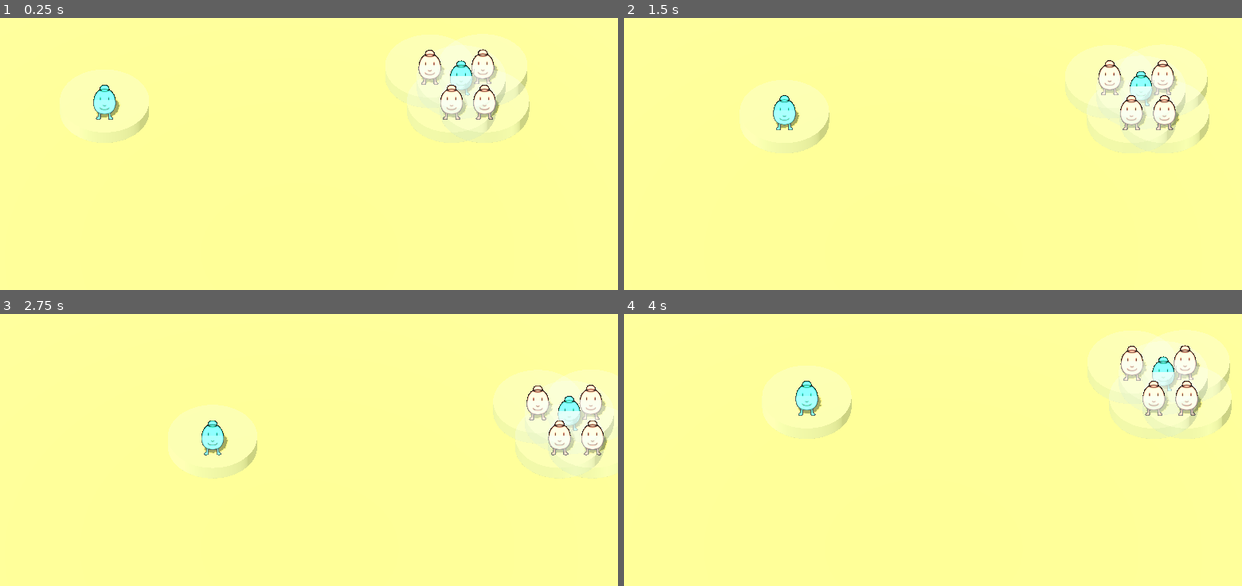
Above: before the commit, frames 1-4 (two rows, left to right).
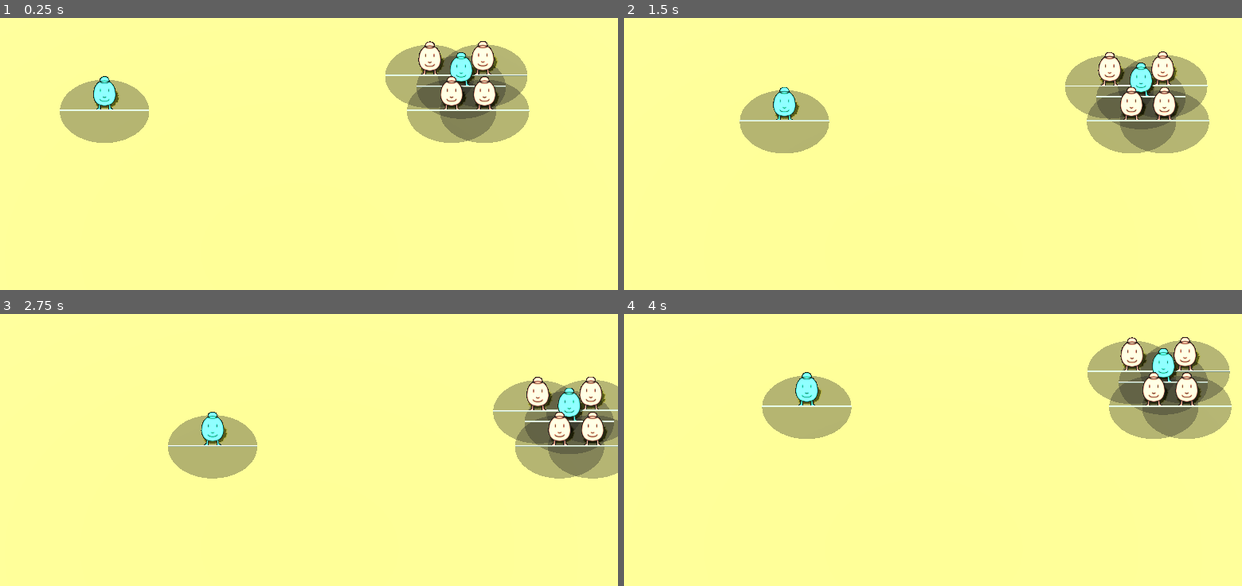
Above: after the commit, the same moments.

Repository: Rachel-Sherrick/TowerDefense
Game: Godot game, scene res://main.tscn
Two runs of this game, one before a commit and one after it. Both use one fixed random seed, a clock stepped at 60 frames per second and the inputs below.
Inputs (mouse positions are in pixels of both pictures, inside the frame that each line leads up to):
- Up to frame 1 (0.25 s): no input
- Up to frame 2 (1.5 s): tap Enter (ui_accept) at 0.5, 0.77 s; move the mouse to (1062, 94) at 0.52 s; hold Right (ui_right) 0.53-1.28 s; click (1062, 94) at 0.67 s; move the mouse to (797, 129) at 1.27 s; hold Down (ui_down) from 1.28 s (still down)
- Up to frame 3 (2.75 s): tap Enter (ui_accept) at 1.52 s; move the mouse to (364, 327) at 2.02 s; release Down (ui_down) at 2.03 s; hold Right (ui_right) from 2.03 s (still down)
- Up to frame 4 (4 s): move the mouse to (889, 479) at 2.77 s; release Right (ui_right) at 2.78 s; hold Up (ui_up) 2.78-3.53 s; click (889, 479) at 2.92 s; tap Enter (ui_accept) at 3.02, 3.77 s; move the mouse to (1112, 460) at 3.52 s; hold Left (ui_left) from 3.53 s (still down)

The runs differ from the first frame. In frame 1, 10% of the frame differs, in the area x 9-86%, y 5-46%; in frame 2, 10%; in frame 3, 9.4%; in frame 4, 10%, in the area x 22-99%, y 5-46%.

Commit message:
added test sprites

Diff:
--- a/character.tscn
+++ b/character.tscn
@@ -2,6 +2,28 @@
 
 [ext_resource type="Script" uid="uid://dc4uuaa405mkw" path="res://scripts/Classes/character.gd" id="1_k1sas"]
 [ext_resource type="Texture2D" uid="uid://nj37xla1vxmg" path="res://sprites/testbert.png" id="2_pjt0s"]
+
+[sub_resource type="CapsuleMesh" id="CapsuleMesh_dnc73"]
+
+[sub_resource type="CapsuleShape3D" id="CapsuleShape3D_glpr6"]
+
+[sub_resource type="StandardMaterial3D" id="StandardMaterial3D_pjt0s"]
+transparency = 1
+albedo_color = Color(0, 0, 0, 0.33333334)
+
+[sub_resource type="CylinderMesh" id="CylinderMesh_pjt0s"]
+material = SubResource("StandardMaterial3D_pjt0s")
+top_radius = 3.0
+bottom_radius = 3.0
+height = 0.05
+
+[sub_resource type="CylinderShape3D" id="CylinderShape3D_pjt0s"]
+height = 1.0
+radius = 3.0
+
+[sub_resource type="TubeTrailMesh" id="TubeTrailMesh_pjt0s"]
+radius = 0.05
+sections = 30
 
 [sub_resource type="SpriteFrames" id="SpriteFrames_wa5vi"]
 animations = [{
@@ -14,38 +36,10 @@
 "speed": 5.0
 }]
 
-[sub_resource type="CapsuleMesh" id="CapsuleMesh_dnc73"]
-
-[sub_resource type="CapsuleShape3D" id="CapsuleShape3D_glpr6"]
-
-[sub_resource type="StandardMaterial3D" id="StandardMaterial3D_pjt0s"]
-transparency = 1
-albedo_color = Color(0.5689727, 0.56897277, 0.5689727, 0.2784314)
-
-[sub_resource type="CylinderMesh" id="CylinderMesh_pjt0s"]
-material = SubResource("StandardMaterial3D_pjt0s")
-top_radius = 3.0
-bottom_radius = 3.0
-height = 1.0
-
-[sub_resource type="CylinderShape3D" id="CylinderShape3D_pjt0s"]
-height = 1.0
-radius = 3.0
-
 [node name="Character" type="CharacterBody3D" unique_id=254305490 groups=["Character"]]
 collision_layer = 6
 collision_mask = 7
 script = ExtResource("1_k1sas")
-
-[node name="AnimatedSprite3D" type="AnimatedSprite3D" parent="." unique_id=1996147602]
-transform = Transform3D(1, 0, 0, 0, 1, 0, 0, 0, 1, 0, 0.9, 0)
-billboard = 1
-shaded = true
-alpha_cut = 1
-render_priority = 1
-sprite_frames = SubResource("SpriteFrames_wa5vi")
-frame_progress = 0.2903971
-metadata/_edit_lock_ = true
 
 [node name="Body" type="MeshInstance3D" parent="." unique_id=447693479]
 transform = Transform3D(1, 0, 0, 0, 1, 0, 0, 0, 1, 0, 1, 0)
@@ -66,7 +60,8 @@
 metadata/_edit_lock_ = true
 
 [node name="RangeMesh" type="MeshInstance3D" parent="RangeDetection" unique_id=371440239]
-transform = Transform3D(1, 0, 0, 0, 1, 0, 0, 0, 1, 0, 0.5, 0)
+transform = Transform3D(1, 0, 0, 0, 1, 0, 0, 0, 1, 0, 0.001, 0)
+sorting_offset = -1.0
 mesh = SubResource("CylinderMesh_pjt0s")
 metadata/_edit_lock_ = true
 
@@ -75,5 +70,21 @@
 shape = SubResource("CylinderShape3D_pjt0s")
 metadata/_edit_lock_ = true
 
+[node name="DiameterCheckMesh" type="MeshInstance3D" parent="RangeDetection" unique_id=2108971858]
+transform = Transform3D(-4.371139e-08, 1, 0, -1, -4.371139e-08, 0, 0, 0, 1, 0, 0.1, 0)
+mesh = SubResource("TubeTrailMesh_pjt0s")
+metadata/_edit_lock_ = true
+
+[node name="AnimatedSprite3D" type="AnimatedSprite3D" parent="." unique_id=1996147602]
+transform = Transform3D(1, 0, 0, 0, 0.70710677, 0.70710677, 0, -0.70710677, 0.70710677, 0, 0.8, -0.9)
+layers = 4
+sorting_offset = 1.0
+shaded = true
+alpha_cut = 1
+render_priority = 1
+sprite_frames = SubResource("SpriteFrames_wa5vi")
+frame_progress = 0.51347226
+metadata/_edit_lock_ = true
+
 [connection signal="body_entered" from="RangeDetection" to="." method="_on_range_body_entered"]
 [connection signal="body_exited" from="RangeDetection" to="." method="_on_range_detection_body_exited"]
--- a/enemy.tscn
+++ b/enemy.tscn
@@ -11,13 +11,14 @@
 script = ExtResource("2_4gyqm")
 metadata/_edit_group_ = true
 
-[node name="AnimatedSprite3D" parent="." index="0" unique_id=1996147602]
-modulate = Color(0.9303277, 0.5836599, 0.5333295, 1)
-
-[node name="Body" parent="." index="1" unique_id=447693479]
+[node name="Body" parent="." index="0" unique_id=447693479]
 surface_material_override/0 = SubResource("StandardMaterial3D_4gyqm")
 metadata/_edit_lock_ = true
 
-[node name="RangeDetection" parent="." index="3" unique_id=1602429880 groups=["Enemy"]]
+[node name="RangeDetection" parent="." index="2" unique_id=1602429880 groups=["Enemy"]]
 collision_layer = 2
 collision_mask = 4
+
+[node name="AnimatedSprite3D" parent="." index="3" unique_id=1996147602]
+modulate = Color(0.9303277, 0.5836599, 0.5333295, 1)
+billboard = 0
--- a/tower.tscn
+++ b/tower.tscn
@@ -11,12 +11,14 @@
 script = ExtResource("1_k1sas")
 metadata/_edit_group_ = true
 
-[node name="AnimatedSprite3D" parent="." index="0" unique_id=1996147602]
-modulate = Color(0.33333334, 1, 0.9098039, 1)
-
-[node name="Body" parent="." index="1" unique_id=447693479]
+[node name="Body" parent="." index="0" unique_id=447693479]
 surface_material_override/0 = SubResource("StandardMaterial3D_vedim")
 
-[node name="RangeDetection" parent="." index="3" unique_id=1602429880]
+[node name="RangeDetection" parent="." index="2" unique_id=1602429880]
 collision_layer = 4
 collision_mask = 2
+
+[node name="AnimatedSprite3D" parent="." index="3" unique_id=1996147602]
+layers = 524289
+modulate = Color(0.33333334, 1, 0.9098039, 1)
+frame_progress = 0.63789123
